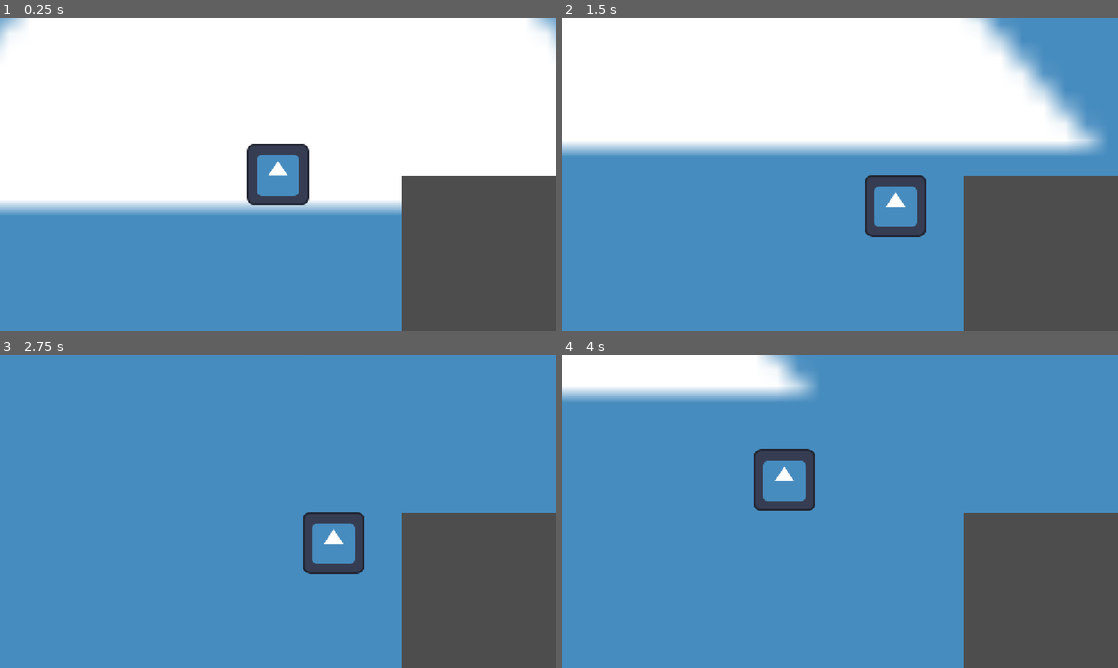
Above: before the commit, frames 1-4 (two rows, left to right).
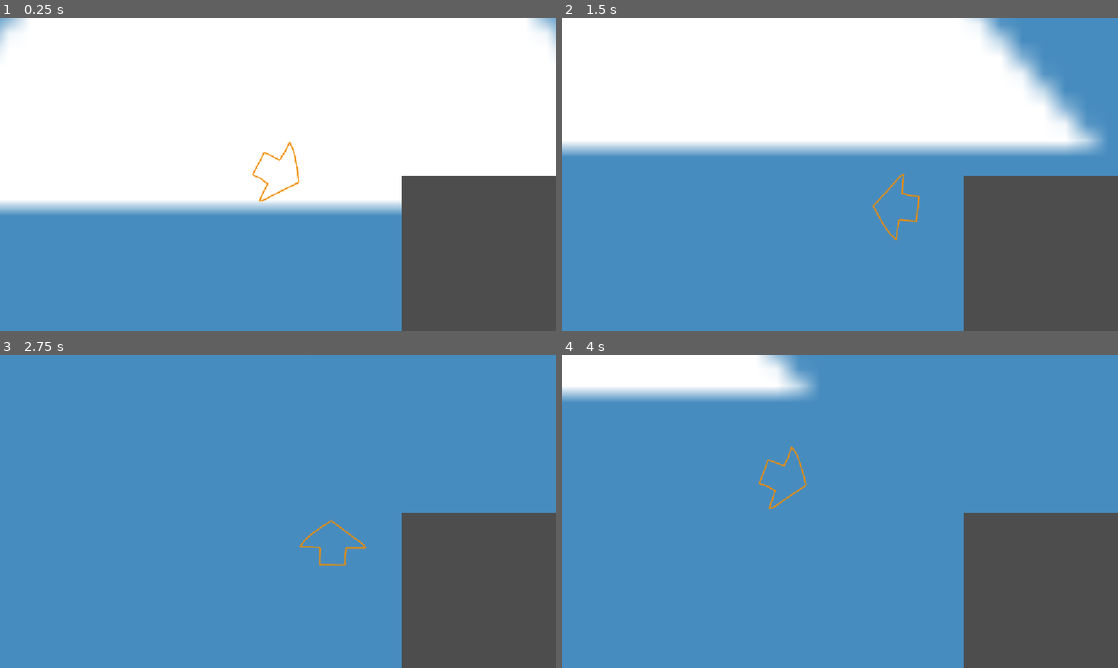
Above: after the commit, the same moments.

Repository: natleahh/ive-got-this-round
Game: Godot game, scene res://src/prototypes/BalancingWithAccelleration/main.tscn
Two runs of this game, one before a commit and one after it. Both use one fixed random seed, a clock stepped at 60 frames per second and the inputs below. The project has no main scene, so this scene is started directly. The engine's default icon, where the game draws it, is replaced by a stand-in: a white triangle on a blue panel in a dark square.
Inputs (mouse positions are in pixels of both pictures, inside the frame that each line leads up to):
- Up to frame 1 (0.25 s): no input
- Up to frame 2 (1.5 s): tap Enter at 0.5 s; move the mouse to (962, 158) at 0.52 s; hold D (move_right) 0.53-1.28 s; tap Space (dash) at 0.6, 1.35 s; move the mouse to (728, 190) at 1.27 s; hold S (move_down) from 1.28 s (still down)
- Up to frame 3 (2.75 s): move the mouse to (333, 442) at 2.02 s; release S (move_down) at 2.03 s; hold D (move_right) from 2.03 s (still down); tap Space (dash) at 2.1 s
- Up to frame 4 (4 s): tap Space (dash) at 2.75, 2.85, 3.6 s; move the mouse to (812, 574) at 2.77 s; release D (move_right) at 2.78 s; hold W (move_up) 2.78-3.53 s; move the mouse to (1006, 558) at 3.52 s; hold A (move_left) from 3.53 s (still down)

The runs differ from the first frame. In frame 1, 2.1% of the frame differs, in the area x 44-56%, y 39-60%; in frame 2, 1.4%; in frame 3, 1.4%; in frame 4, 1.4%.

Commit message:
feat: add a sprite with direction & add mouse based  rotation & compensate rotation on simulation

Diff:
--- a/src/prototypes/BalancingWithAccelleration/main.gd
+++ b/src/prototypes/BalancingWithAccelleration/main.gd
@@ -1,4 +1,4 @@
-extends Node
+extends Node2D
 
 @export_category("Movement Parameters")
 @export var movement_speed: float = 200
@@ -10,11 +10,20 @@
 
 @export var player: CharacterBody2D
 @export var simulator_ball: RigidBody2D
+@export var icon: Sprite2D
 
 var is_dashing: bool = false
 @export var dash_cool_down: Timer
+@export var camera_2d: Camera2D
+
 
 func _physics_process(delta: float) -> void:
+	# Turning Input
+	var input_rotation: float = player.global_position.angle_to_point(get_global_mouse_position()) + (PI / 2)
+	icon.rotation = input_rotation
+	camera_2d.rotation = input_rotation + PI
+
+
 	# Movement Input
 	var input_movement = Input.get_vector("move_left", "move_right", "move_up", "move_down")
 	if is_dashing:
@@ -28,9 +37,8 @@
 
 	player.move_and_slide()
 
-
 	# Physics Affect
-	simulator_ball.apply_central_force(-player.velocity * force_scaling)
+	simulator_ball.apply_central_force(-player.velocity.rotated(-input_rotation) * force_scaling)
 
 
 func _on_dash_cool_down_timeout() -> void:
--- a/src/prototypes/BalancingWithAccelleration/main.tscn
+++ b/src/prototypes/BalancingWithAccelleration/main.tscn
@@ -2,6 +2,7 @@
 
 [ext_resource type="Script" uid="uid://mitsmrnhe7vo" path="res://src/prototypes/BalancingWithAccelleration/main.gd" id="1_uj8yp"]
 [ext_resource type="Texture2D" uid="uid://bp0amguw0k7hr" path="res://icon.svg" id="2_qhrr0"]
+[ext_resource type="Texture2D" uid="uid://dhi1tulo0c6ot" path="res://arrow.png" id="3_e61f2"]
 
 [sub_resource type="CircleShape2D" id="CircleShape2D_qhrr0"]
 
@@ -19,12 +20,14 @@
 
 [sub_resource type="CircleShape2D" id="CircleShape2D_e61f2"]
 
-[node name="Main" type="Node2D" unique_id=1932576237 node_paths=PackedStringArray("player", "simulator_ball", "dash_cool_down")]
+[node name="Main" type="Node2D" unique_id=1932576237 node_paths=PackedStringArray("player", "simulator_ball", "icon", "dash_cool_down", "camera_2d")]
 script = ExtResource("1_uj8yp")
 movement_speed = 400.0
 player = NodePath("Player")
 simulator_ball = NodePath("Subviewport/GlassSimulation/SimulatorBall")
+icon = NodePath("Player/Icon")
 dash_cool_down = NodePath("DashCoolDown")
+camera_2d = NodePath("Subviewport/GlassSimulation/Camera2D")
 
 [node name="Icon" type="Sprite2D" parent="." unique_id=1969738181]
 scale = Vector2(44.59375, 34.3125)
@@ -33,7 +36,7 @@
 [node name="Player" type="CharacterBody2D" parent="." unique_id=1685786573]
 
 [node name="Icon" type="Sprite2D" parent="Player" unique_id=1283504213]
-texture = ExtResource("2_qhrr0")
+texture = ExtResource("3_e61f2")
 
 [node name="CollisionShape2D" type="CollisionShape2D" parent="Player" unique_id=1651640485]
 shape = SubResource("CircleShape2D_qhrr0")
@@ -80,6 +83,7 @@
 position = Vector2(256, 256)
 
 [node name="Camera2D" type="Camera2D" parent="Subviewport/GlassSimulation" unique_id=1455733254]
+ignore_rotation = false
 
 [node name="OuterAttractorField" type="Area2D" parent="Subviewport/GlassSimulation" unique_id=1765078996]
 gravity_space_override = 3
Binary file added: arrow.png
Not shown, added: arrow.png.import
